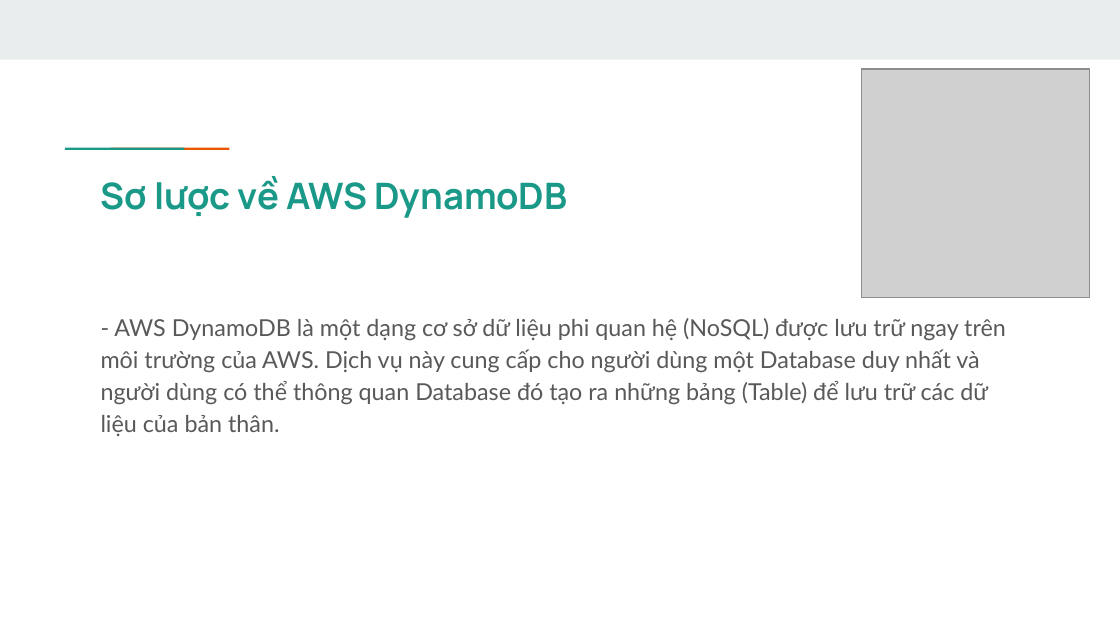
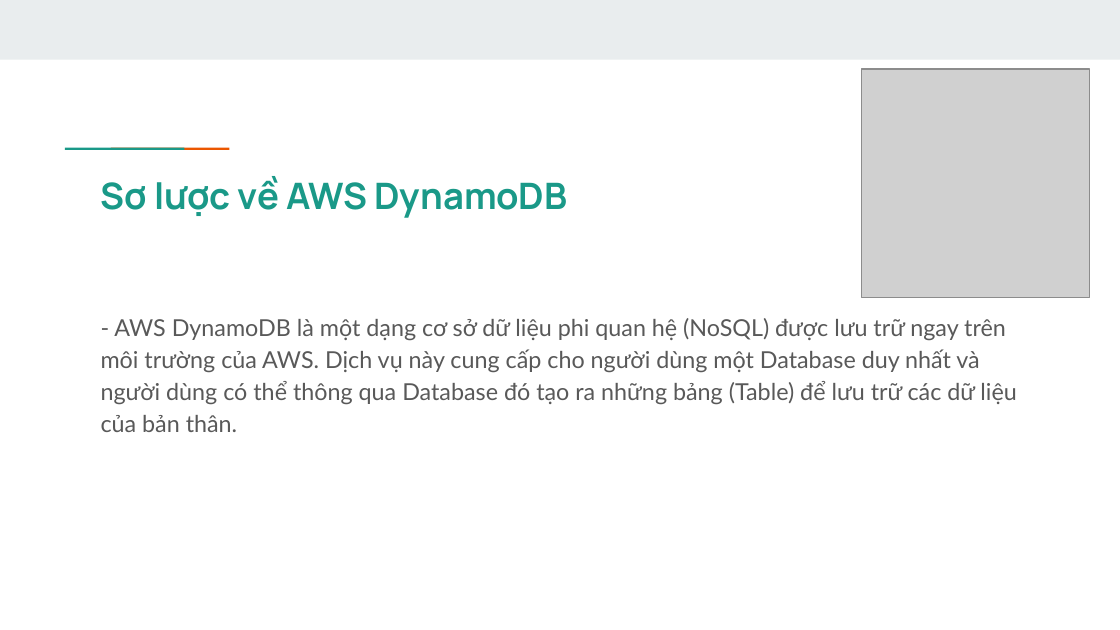
Before and after one commit to votranbaonguyen/DTDM_Detai11, a slide deck: slide 3 of Slides-Report-Nhom46-Detai11.pptx. Drawn at 1120x630 pixels with LibreOffice and Linux fonts; fonts in the diff are those of the drawing; grey boxes stand for pictures. Boxes give left, top, right and bottom in pixels: in the first picture for what was removed or moved away, otherwise in the second. Text is boxed around its words. In the diff, an @@ line names an element or a change of style, - is before the commit and + after.

```diff
--- a/Slides-Report-Nhom46-Detai11.pptx
+++ b/Slides-Report-Nhom46-Detai11.pptx
@@ text at [101, 318, 1016, 432]: text changed @@
-- AWS DynamoDB là một dạng cơ sở dữ liệu phi quan hệ (NoSQL) được lưu trữ ngay trên môi trường của AWS. Dịch vụ này cung cấp cho người dùng một Database duy nhất và người dùng có thể thông quan Database đó tạo ra những bảng (Table) để lưu trữ các dữ liệu của bản thân.
+- AWS DynamoDB là một dạng cơ sở dữ liệu phi quan hệ (NoSQL) được lưu trữ ngay trên môi trường của AWS. Dịch vụ này cung cấp cho người dùng một Database duy nhất và người dùng có thể thông qua Database đó tạo ra những bảng (Table) để lưu trữ các dữ liệu của bản thân.
```
Also in this commit, not shown: 4 other slides changed, 1 slide added.
